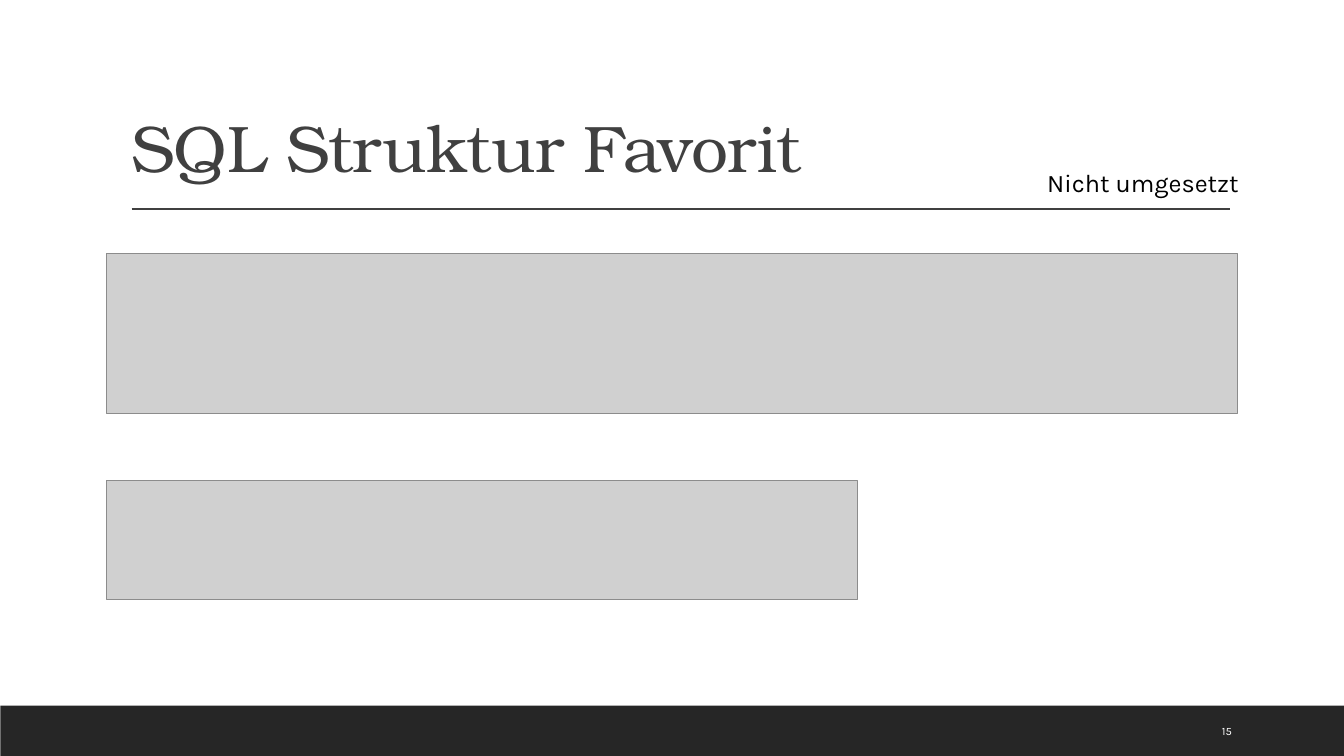
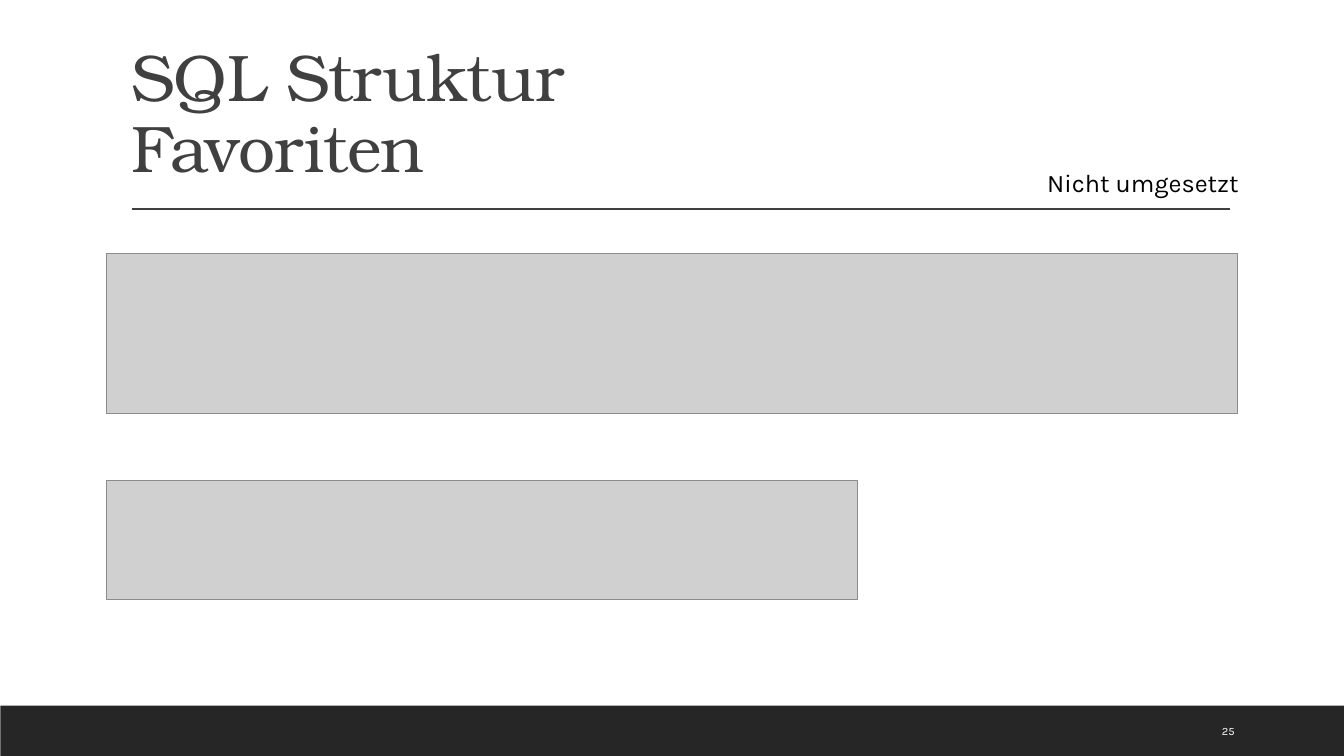
Before and after one commit to Kplacken/EPWS2020SerttasPlackenhohn, a slide deck: slide 25 of Audits/Audit 4/WS2020_SerttasPlackenhohn_Audit4.pptx (slide 15 before the commit). Drawn at 1344x756 pixels with LibreOffice and Linux fonts; fonts in the diff are those of the drawing; grey boxes stand for pictures. Boxes give left, top, right and bottom in pixels: in the first picture for what was removed or moved away, otherwise in the second. Text is boxed around its words. In the diff, an @@ line names an element or a change of style, - is before the commit and + after.

```diff
--- a/Audits/Audit 4/WS2020_SerttasPlackenhohn_Audit4.pptx
+++ b/Audits/Audit 4/WS2020_SerttasPlackenhohn_Audit4.pptx
@@ title at bbox=[131, 54, 564, 173]: text changed @@
-SQL Struktur Favorit
+SQL Struktur
+Favoriten
@@ page number at bbox=[1222, 728, 1235, 735]: text changed @@
-15
+25
```
Also in this commit, not shown: 6 other slides changed, 10 slides added, 6 other files.
